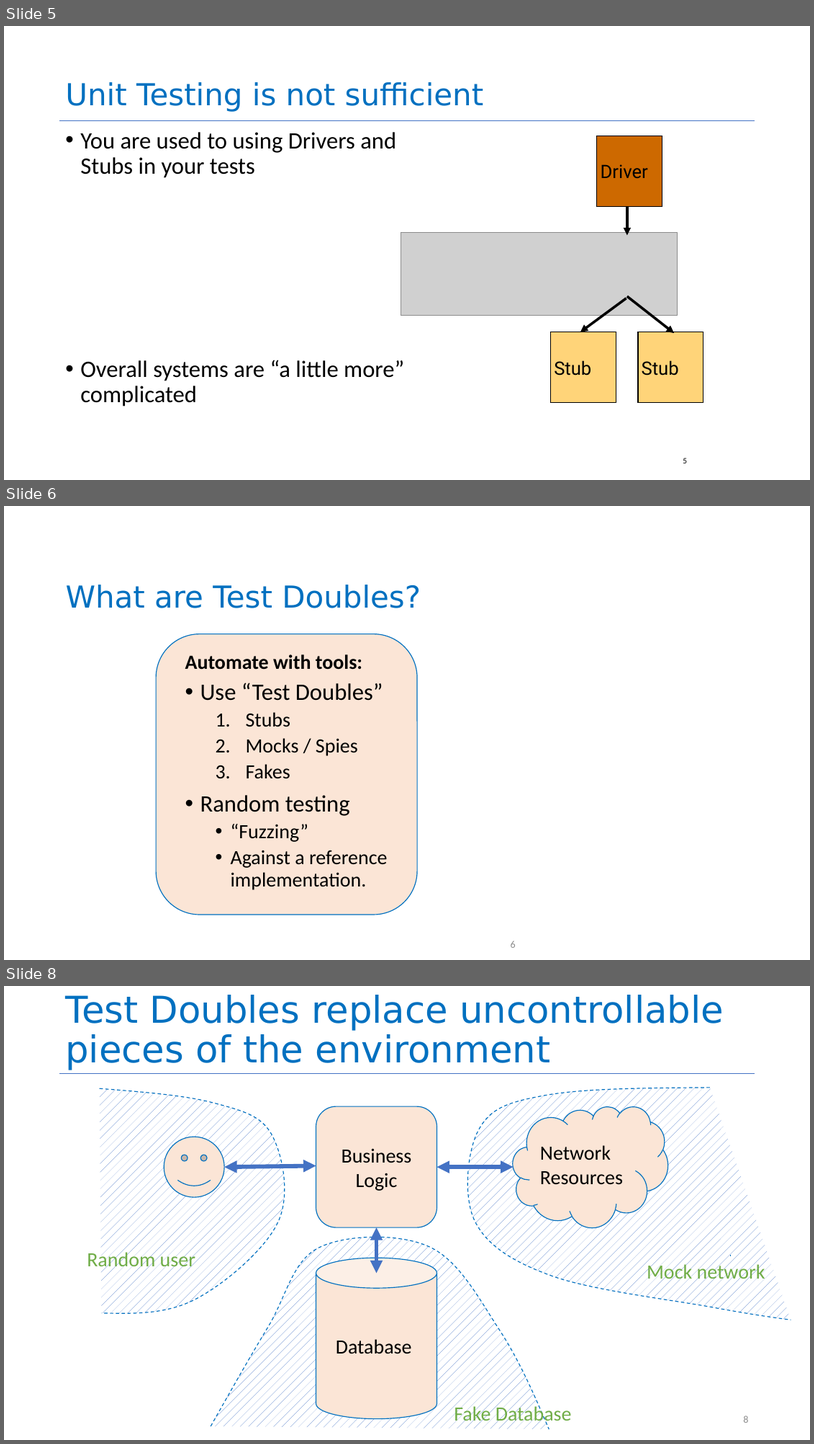
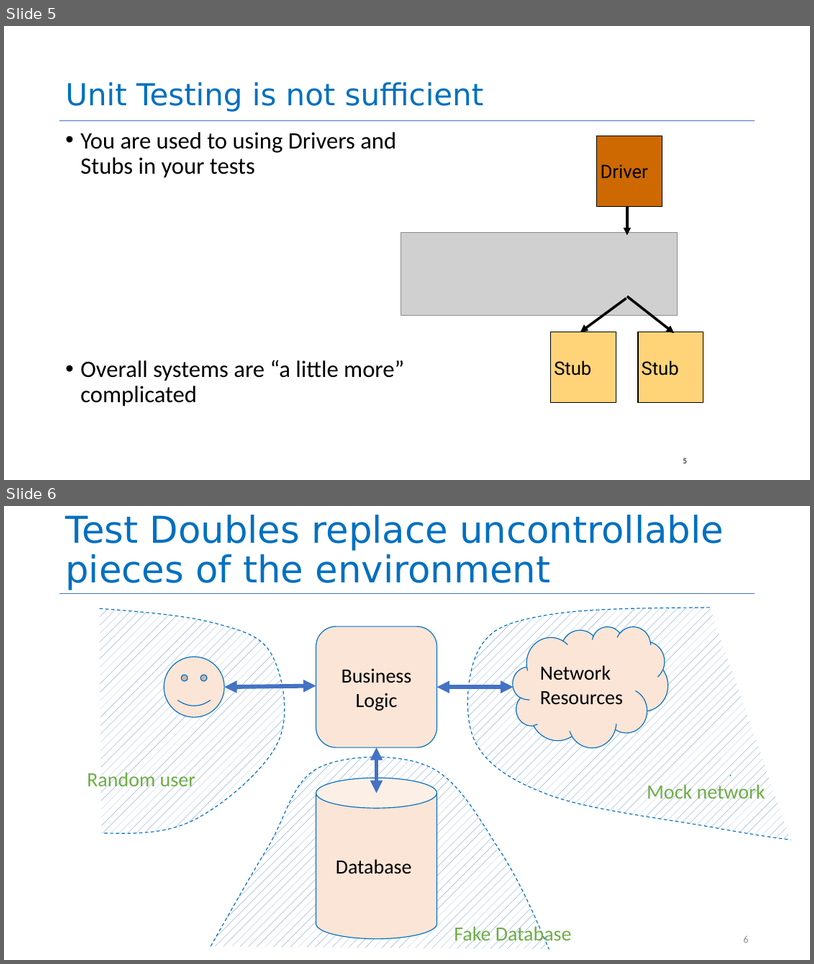
Before and after one commit to neu-se/CS4530-Spring-2022, a slide deck: Slides/Lesson 5.3 Testing Systems.pptx. Shown one above the other, each under a label of ours: slides 5, 6 and 8 before the commit, slides 5 and 6 after it; the slides between them are not shown. The pictures are 814x1444 and 814x964 pixels, drawn with LibreOffice and Linux fonts; fonts in the diff are those of the drawing; grey boxes stand for pictures. Boxes give left, top, right and bottom in pixels: in the first picture for what was removed or moved away, otherwise in the second. Text is boxed around its words. In the diff, an @@ line names an element or a change of style, - is before the commit and + after.

```diff
--- a/Slides/Lesson 5.3 Testing Systems.pptx
+++ b/Slides/Lesson 5.3 Testing Systems.pptx
@@ slide 6 removed at (4, 506, 810, 960), background #FFFFFF @@
@@ title removed at (66, 584, 421, 608) @@
-What are Test Doubles?
@@ rounded rectangle removed at (156, 633, 417, 914) @@
@@ text removed at (185, 654, 363, 669) @@
-Automate with tools:
@@ text removed at (201, 682, 388, 890) @@
-• Use “Test Doubles”
-  1. Stubs
-  2. Mocks / Spies
-  3. Fakes
-• Random testing
-  • “Fuzzing”
-  • Against a reference implementation.
@@ page number removed at (511, 940, 516, 947) @@
-6
@@ what was slide 8 is now slide 6 @@
```
Also in this commit, not shown: 2 slides changed, 1 other slide removed.
